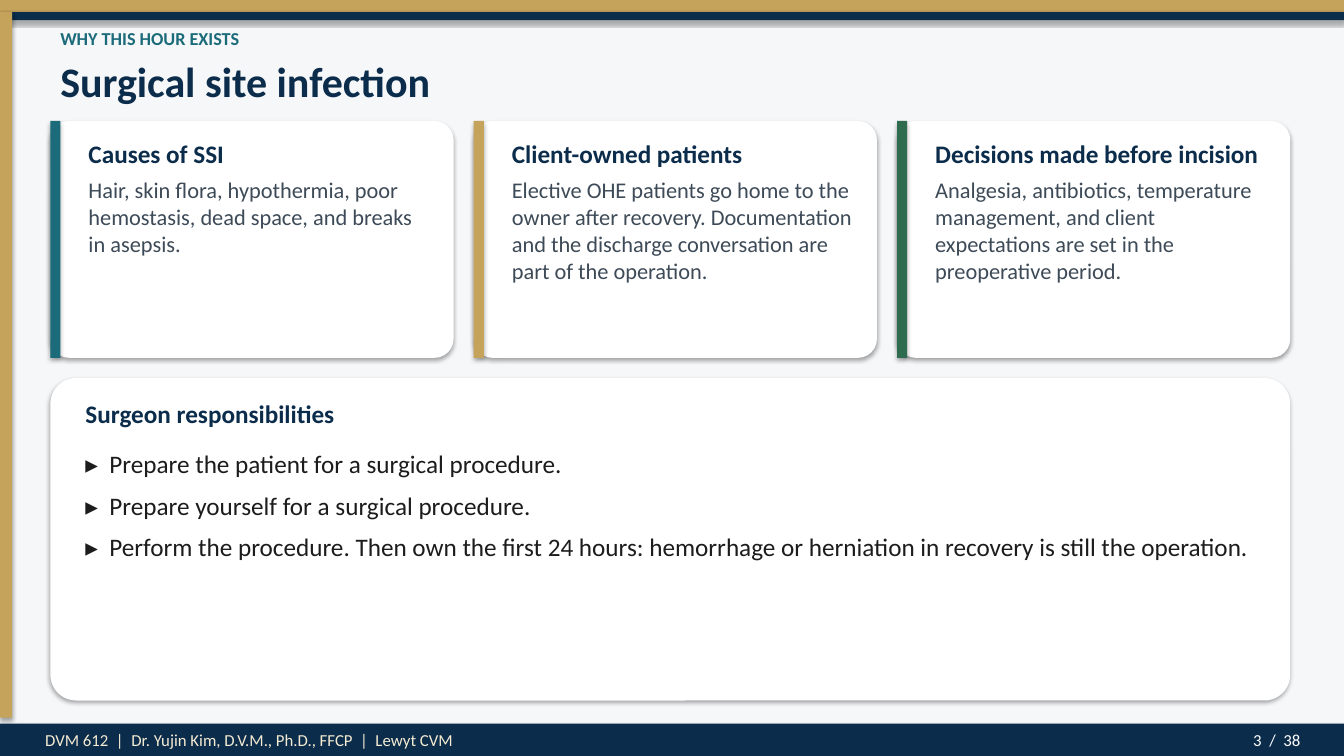
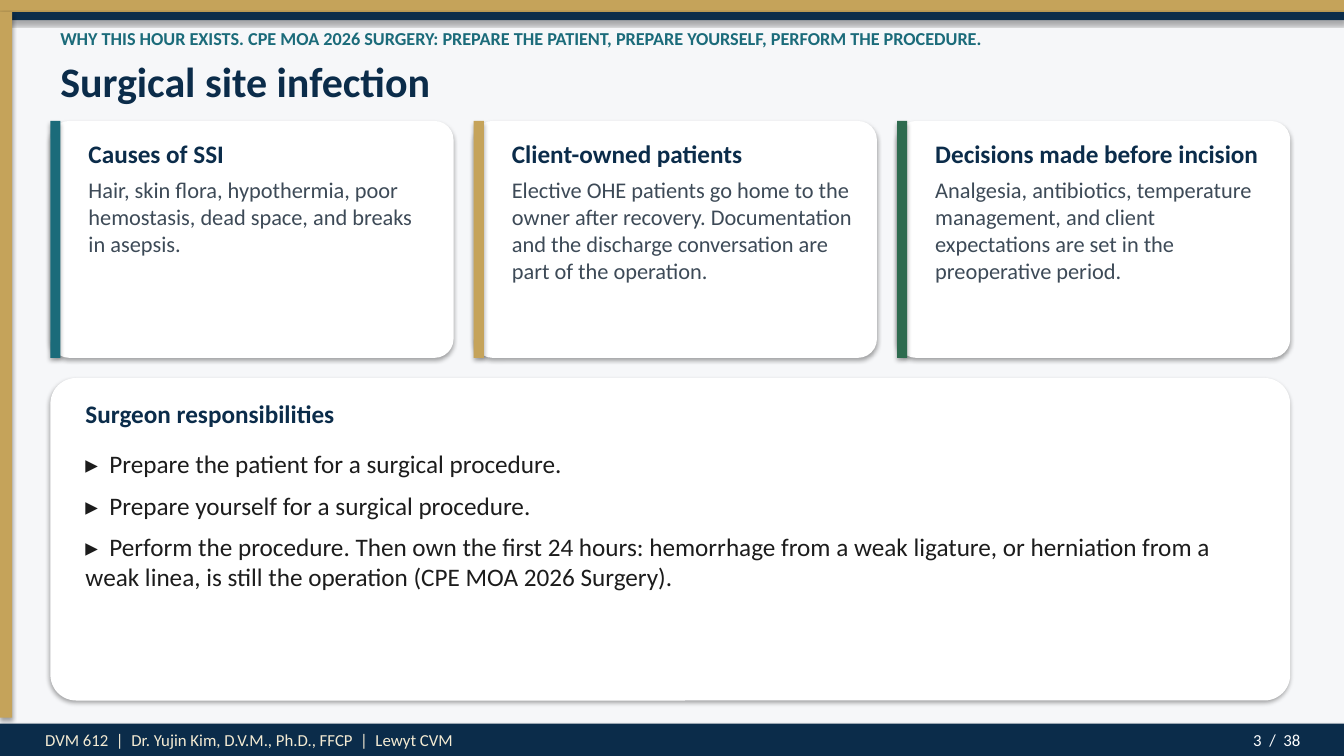
Before and after one commit to drkimvet/happycare, a slide deck: slide 3 of lectures/DVM-612_Week4_Preop_PatientPrep_Postop.pptx. Drawn at 1344x756 pixels with LibreOffice and Linux fonts; fonts in the diff are those of the drawing. Boxes give left, top, right and bottom in pixels: in the first picture for what was removed or moved away, otherwise in the second. Text is boxed around its words. In the diff, an @@ line names an element or a change of style, - is before the commit and + after.

```diff
--- a/lectures/DVM-612_Week4_Preop_PatientPrep_Postop.pptx
+++ b/lectures/DVM-612_Week4_Preop_PatientPrep_Postop.pptx
@@ text at [60,32,982,48]: text changed @@
-WHY THIS HOUR EXISTS
+WHY THIS HOUR EXISTS. CPE MOA 2026 SURGERY: PREPARE THE PATIENT, PREPARE YOURSELF, PERFORM THE PROCEDURE.
@@ text at [85,538,1209,591]: text changed @@
-▸ Perform the procedure. Then own the first 24 hours: hemorrhage or herniation in recovery is still the operation.
+▸ Perform the procedure. Then own the first 24 hours: hemorrhage from a weak ligature, or herniation from a weak linea, is still the operation (CPE MOA 2026 Surgery).
```
Also in this commit, not shown: 15 other slides changed, 2 other files.
